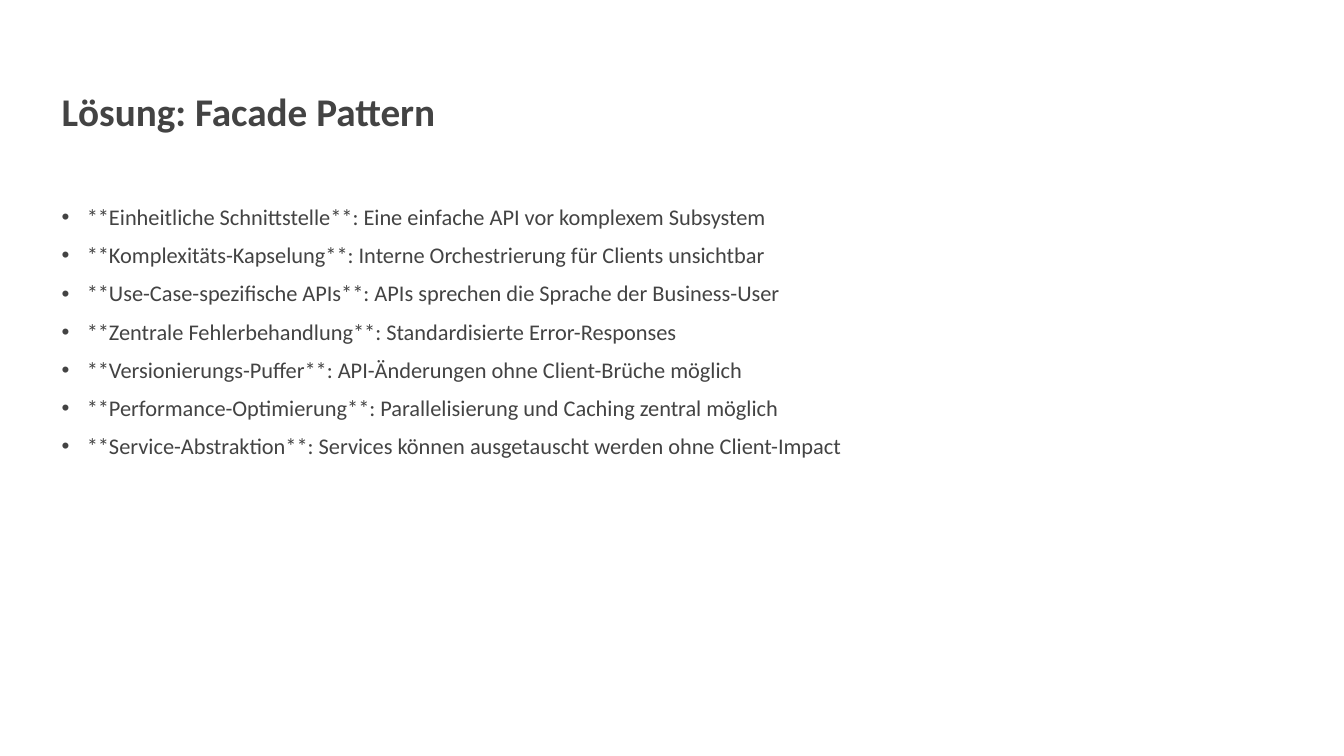
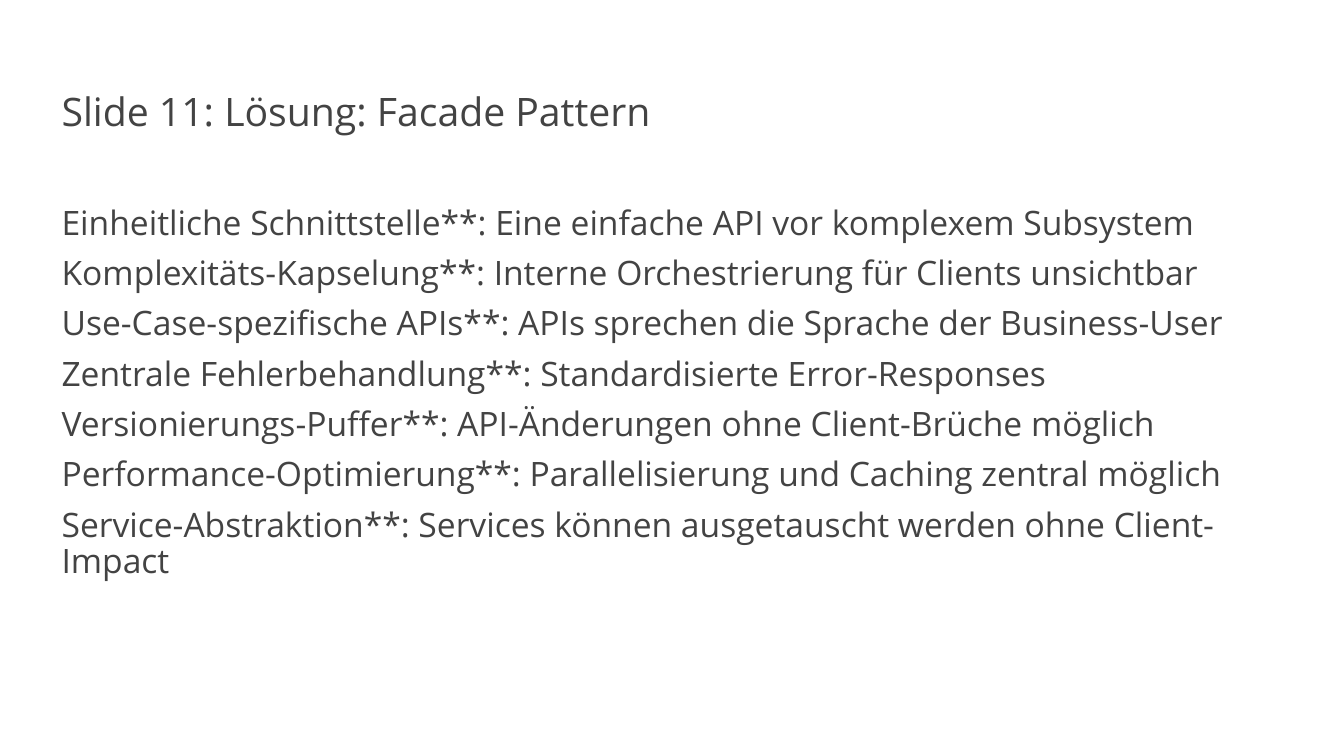
Before and after one commit to vanillacore-net/september-2025-telekom-training, a slide deck: slide 12 of presentations/powerpoint/block2-presentation.pptx. Drawn at 1344x756 pixels with LibreOffice and Linux fonts; fonts in the diff are those of the drawing; background and template pictures are left out. Boxes give left, top, right and bottom in pixels: in the first picture for what was removed or moved away, otherwise in the second. Text is boxed around its words. In the diff, an @@ line names an element or a change of style, - is before the commit and + after.

Commit message:
Fix Block 2 font issues - remove Calibri overrides
- Remove all explicit font.name = 'Calibri' settings for regular text
- Let VanillaCore.pptx template control fonts through layout inheritance
- Keep Consolas font ONLY for code blocks (Layout 9)
- Regenerate Block 2 presentation with 24 slides using proper font rules
- Create fix_block2_fonts.py script for template font compliance
- Professional appearance with template-controlled fonts

```diff
--- a/presentations/powerpoint/block2-presentation.pptx
+++ b/presentations/powerpoint/block2-presentation.pptx
@@ title at (62, 96, 650, 136): text changed; font Calibri to Open Sans; bold off @@
-Lösung: Facade Pattern
+Slide 11: Lösung: Facade Pattern
@@ text at (62, 209, 1222, 581): text changed; size 16 to 24 pt; font Calibri to Open Sans @@
-• **Einheitliche Schnittstelle**: Eine einfache API vor komplexem Subsystem
-• **Komplexitäts-Kapselung**: Interne Orchestrierung für Clients unsichtbar
-• **Use-Case-spezifische APIs**: APIs sprechen die Sprache der Business-User
-• **Zentrale Fehlerbehandlung**: Standardisierte Error-Responses
-• **Versionierungs-Puffer**: API-Änderungen ohne Client-Brüche möglich
-• **Performance-Optimierung**: Parallelisierung und Caching zentral möglich
-• **Service-Abstraktion**: Services können ausgetauscht werden ohne Client-Impact
+Einheitliche Schnittstelle**: Eine einfache API vor komplexem Subsystem
+Komplexitäts-Kapselung**: Interne Orchestrierung für Clients unsichtbar
+Use-Case-spezifische APIs**: APIs sprechen die Sprache der Business-User
+Zentrale Fehlerbehandlung**: Standardisierte Error-Responses
+Versionierungs-Puffer**: API-Änderungen ohne Client-Brüche möglich
+Performance-Optimierung**: Parallelisierung und Caching zentral möglich
+Service-Abstraktion**: Services können ausgetauscht werden ohne Client-Impact
```
Also in this commit, not shown: 18 other slides changed, 5 slides added, 5 slides removed, 2 other files.
